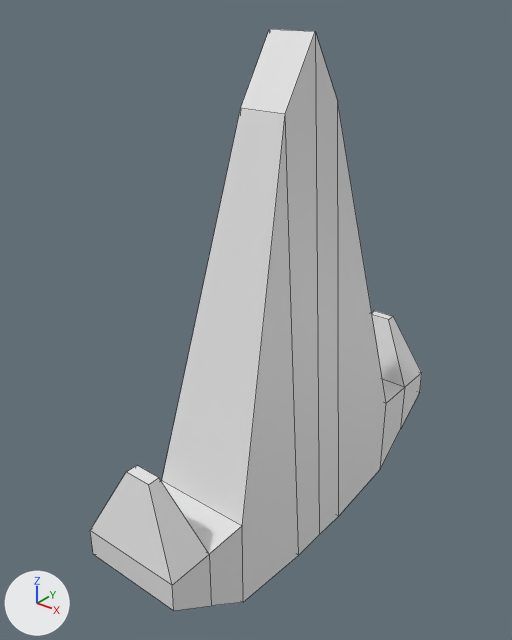
The FBX model Assets/Models/Nave.fbx: old version first, new version second.
Both versions are drawn from a 50 mm lens placed at (100.0, -137.7, 101.6), pointed at (-5.6, -5.7, 19.7). Lighting does not change. The marker at lower left points along +X, +Y and +Z. Mesh edges are drawn as thin lines.

The scene before the commit, as lines of its bpy script (objects in view):
```python
me_esfera_geodésica = bpy.data.meshes.new('Esfera geodésica')
me_esfera_geodésica.from_pydata(...)  # 44 vertices, 42 faces; spans x -13.8..13.8, y -59.4..59.4, z -47.1..90.7
# before: 17 (13.8, -10.4, -47.1) at pixel (298, 555), 19 (-13.8, -10.4, -47.1), 26 (-13.8, 0.0, -47.1), 27 (13.8, 0.0, -47.1) at pixel (319, 534), 41 (13.8, 10.4, -47.1) at pixel (338, 516)
# before: 43 (-13.8, 10.4, -47.1)
ob_esfera_geodésica = bpy.data.objects.new('Esfera geodésica', me_esfera_geodésica)
ob_esfera_geodésica.location = (0.0, 0.0, 0.0)
```
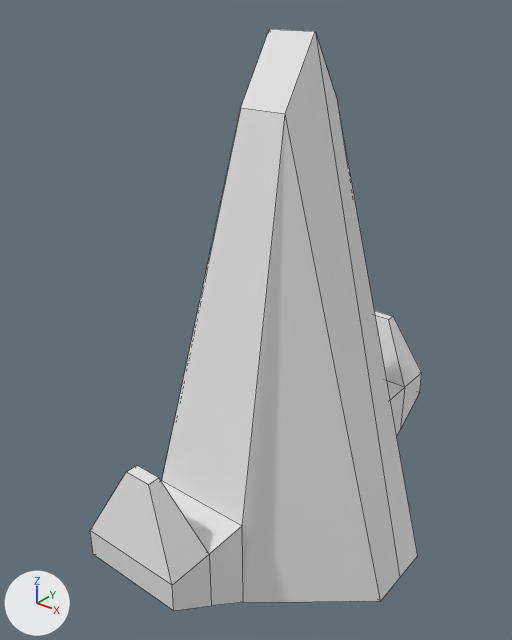
What differs and where, as boxes [x1, y1, x2, y2] in the pictures (512 x 640 px; the box of a moved part takes in the faces that stretch with it):
```json
{"part": 1, "of": "me_esfera_geodésica", "change": "moved or reshaped", "before": [242, 33, 386, 602], "after": [242, 33, 417, 602]}
```

The change, as JSON lines over the scene's bpy script:
```json
{"block": "me_esfera_geodésica", "where": "me_esfera_geodésica.from_pydata(...)  # 44 vertices, 42 faces; spans x -13.8..13.8, y -59.4..59.4, z -47.1..90.7"}
{"block": "me_esfera_geodésica", "where": "# used by ob_esfera_geodésica; location = (0.0, 0.0, 0.0)"}
{"block": "me_esfera_geodésica", "change": "me_esfera_geodésica part 1"}
{"op": "add", "block": "me_esfera_geodésica", "code": "for i in [19, 26, 43]: me_esfera_geodésica.vertices[i].co += Vector((-26.6, 0.0, 0.0))"}
{"op": "add", "block": "me_esfera_geodésica", "code": "for i in [17, 27, 41]: me_esfera_geodésica.vertices[i].co += Vector((26.6, 0.0, 0.0))"}
```
